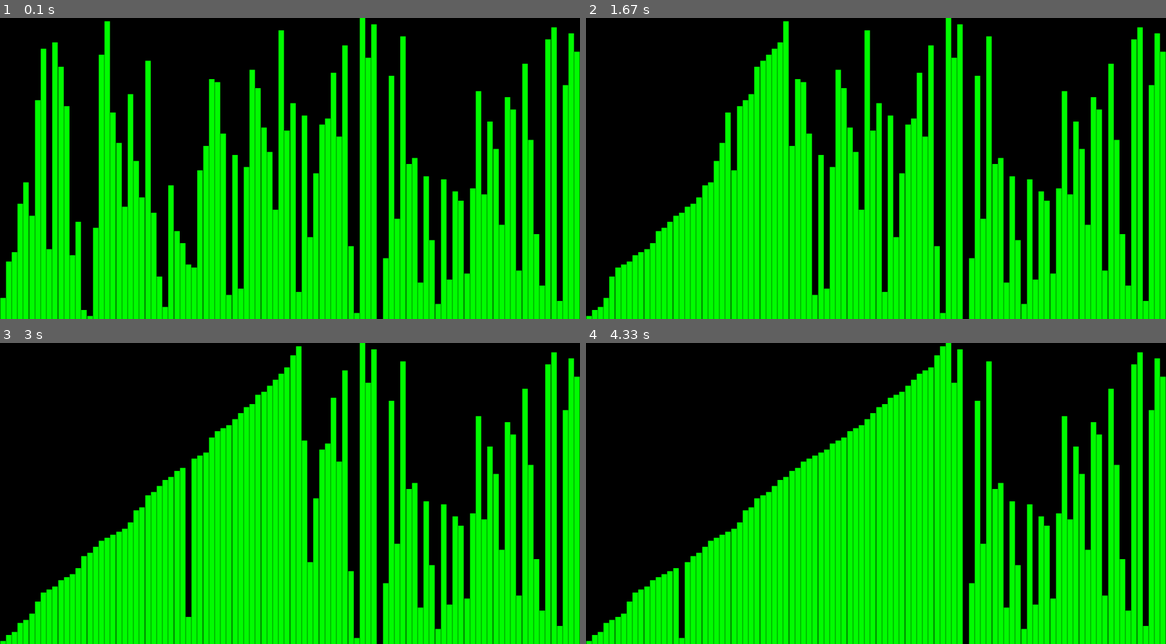
Above: before the commit, frames 1-4 (two rows, left to right).
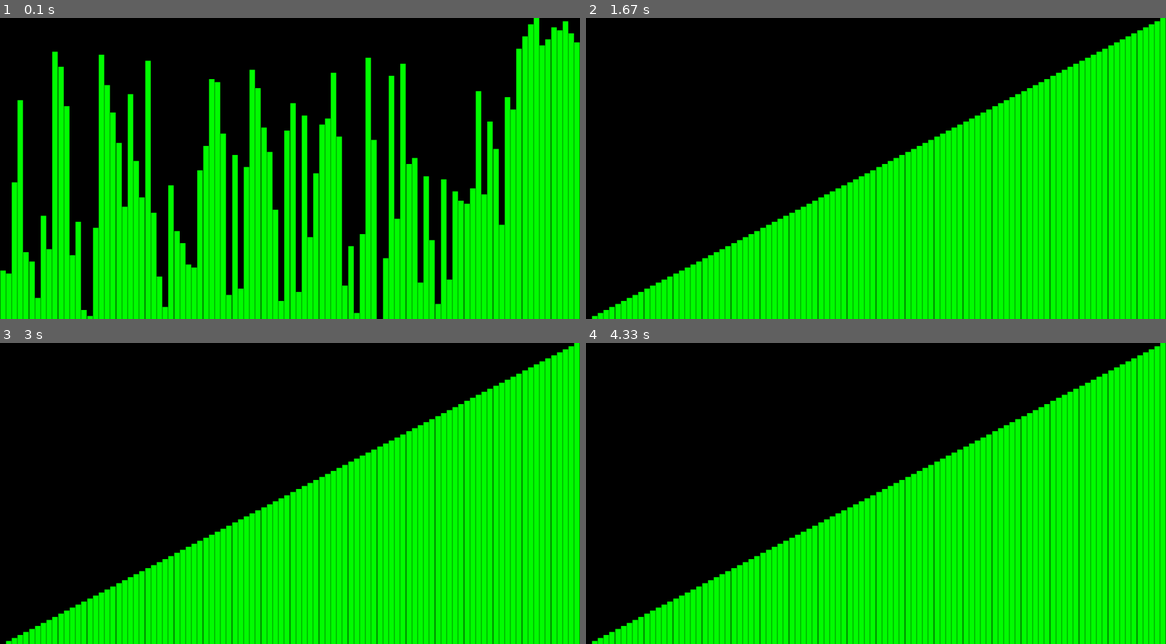
Above: after the commit, the same moments.

Repository: JeanPierreEKATO/SortingAlgorithmVisualizer
Game: pygame game, started from main.py
Same seed, same stepped clock (60 frames per second), same inputs: the game is played once before the commit and once after it.
Inputs:
- Up to frame 1 (0.1 s): no input
- Up to frame 2 (1.67 s): no input
- Up to frame 3 (3 s): no input
- Up to frame 4 (4.33 s): no input

The runs differ from the first frame. In frame 1, 9.6% of the frame differs, in the area x 0-100%, y 0-95%; in frame 2, 30%, in the area x 0-100%, y 0-100%; in frame 3, 28%; in frame 4, 25%.

Commit message:
Added Quicksort
quicksort ist now available to be viewed

Diff:
--- a/main.py
+++ b/main.py
@@ -4,7 +4,8 @@
 def main():
     visualizer = sv.SortingVisualizer()
     visualizer.sortingData.createAndRandomizeData(100)
-    visualizer.sortingData.algorithmType = SortingAlgorithmType.INSERTION_SORT
+    visualizer.sortingData.algorithmType = SortingAlgorithmType.QUICK_SORT
+    visualizer.delay = 10
 
     visualizer.run()
 
--- a/sortingAlgorithms.py
+++ b/sortingAlgorithms.py
@@ -3,6 +3,7 @@
 
 class SortingAlgorithmType(Enum):
     INSERTION_SORT = 1
+    QUICK_SORT = 2
 
 class SortingData:
     def __init__(self):
@@ -34,12 +35,14 @@
         self.isSorted = self.checkIfSorted()
 
     def Sort(self, sortingVisualizer) -> None:
+
         match self.algorithmType:
+
             case SortingAlgorithmType.INSERTION_SORT:
                 self.instertionSort(sortingVisualizer)
-            # case SortingAlgorithmType.BUBBLE_SORT:
-            #     self.bubbleSort(sortingVisualizer)
-            # ...weitere Algorithmen...
+
+            case SortingAlgorithmType.QUICK_SORT:
+                self.quickSort(self.data, 0, len(self.data) - 1, sortingVisualizer)
 
     def instertionSort(self, sortingVisualizer) -> None:
 
@@ -56,11 +59,40 @@
                 itemUnderIndex -= 1
                 sortingVisualizer.drawFrameWithDelay()
 
-            if(sortingVisualizer.running == False):
+            if(sortingVisualizer.running == False):     # if the user has closed the window, we stop sorting
                 return
         self.isSorted = True
 
+    def quickSort(self, array, start, end, sortingVisualizer):
 
+        if start >= end or sortingVisualizer.running == False:  # if we are at the end of the array or the user has closed the window, we stop sorting
+            return
+
+        p = self.partition(array, start, end, sortingVisualizer)
+        self.quickSort(array, start, p-1, sortingVisualizer)
+        self.quickSort(array, p+1, end, sortingVisualizer)
+
+    def partition(self, array, start, end, sortingVisualizer):
+        pivot = array[start]
+        low = start + 1
+        high = end
+
+        while sortingVisualizer.running == True:
+            sortingVisualizer.drawFrameWithDelay()
+            while low <= high and array[high] >= pivot:
+                high = high - 1
+
+            while low <= high and array[low] <= pivot:
+                low = low + 1
+
+            if low <= high:
+                array[low], array[high] = array[high], array[low]
+            else:
+                break
+
+        array[start], array[high] = array[high], array[start]
+
+        return high
 
     # Checks if the data is sorted in ascending order
     def checkIfSorted(self) -> bool:
